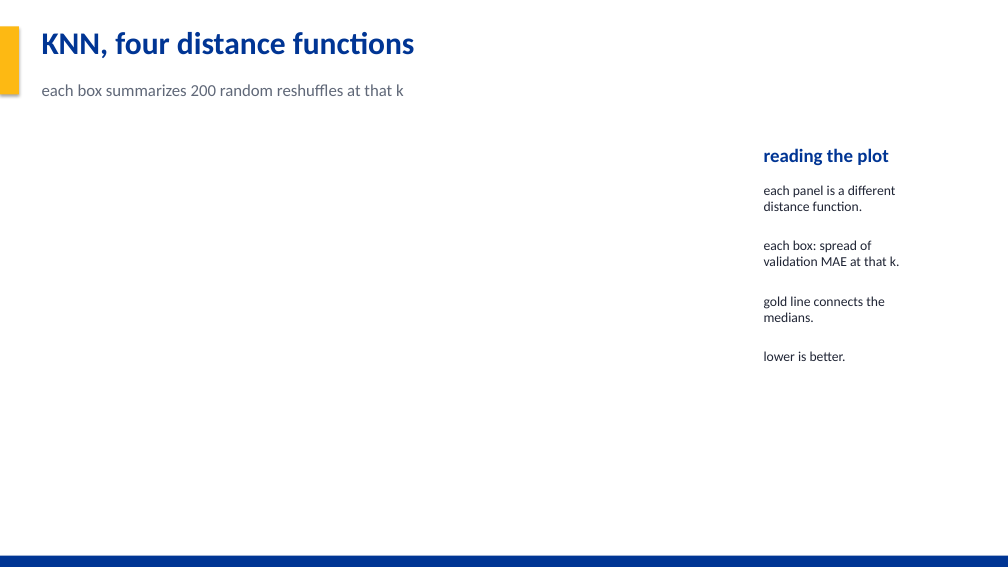
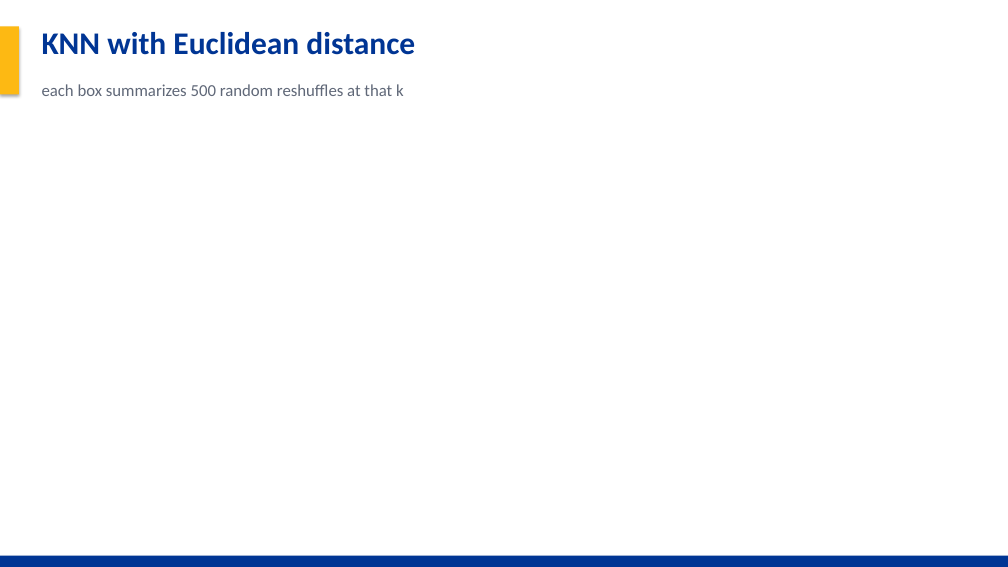
Before and after one commit to Noah-Gallego/house-price-4450-final, a slide deck: slide 12 of HousePrice_Final_Project.pptx (slide 10 before the commit). Drawn at 1008x567 pixels with LibreOffice and Linux fonts; fonts in the diff are those of the drawing. Boxes give left, top, right and bottom in pixels: in the first picture for what was removed or moved away, otherwise in the second. Text is boxed around its words. In the diff, an @@ line names an element or a change of style, - is before the commit and + after.

Commit message:
Add region clustering, MLR results, distance-metric CV, updated deck

```diff
--- a/HousePrice_Final_Project.pptx
+++ b/HousePrice_Final_Project.pptx
@@ text at bbox=[42, 32, 415, 55]: text changed @@
-KNN, four distance functions
+KNN with Euclidean distance
@@ text at bbox=[42, 84, 404, 96]: text changed @@
-each box summarizes 200 random reshuffles at that k
+each box summarizes 500 random reshuffles at that k
@@ text removed at bbox=[764, 148, 888, 166] @@
-reading the plot
@@ text removed at bbox=[764, 185, 900, 361] @@
-each panel is a different
-distance function.
-each box: spread of
-validation MAE at that k.
-gold line connects the
-medians.
-lower is better.
```
Also in this commit, not shown: 1 other slide changed, 6 slides added, 3 slides removed, 13 other files.
